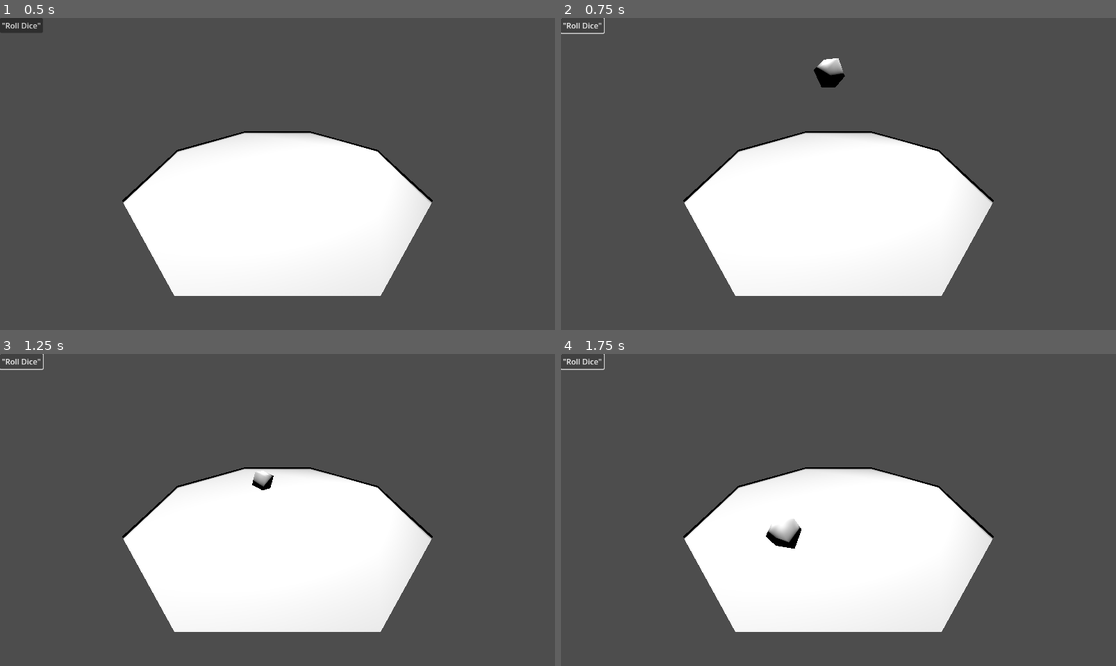
Above: before the commit, frames 1-4 (two rows, left to right).
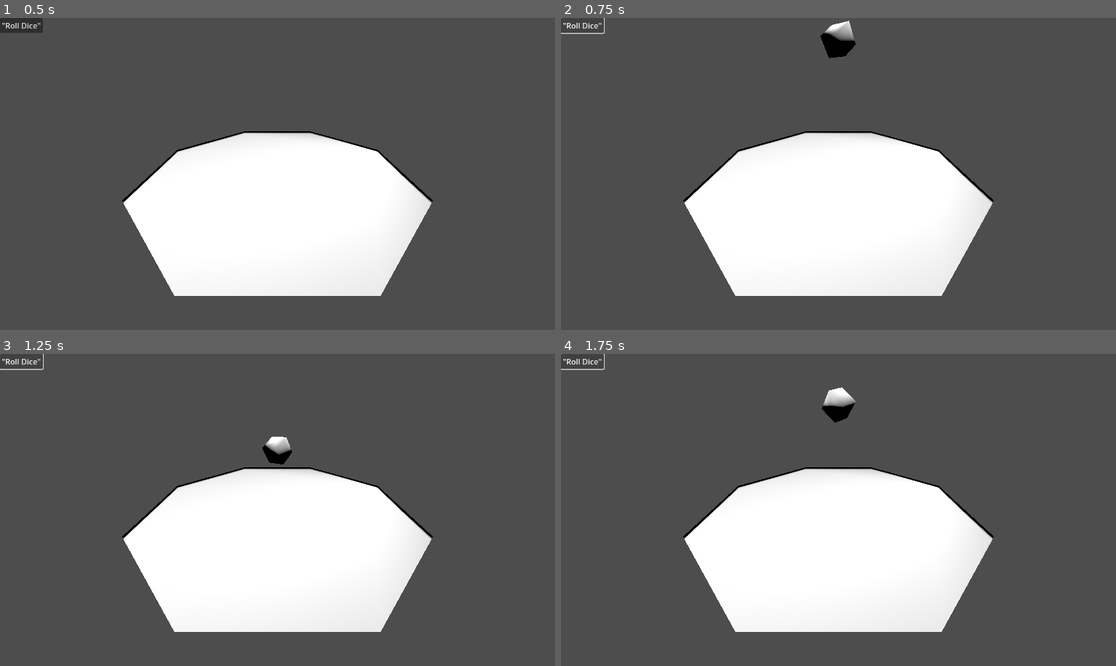
Above: after the commit, the same moments.

Repository: SchnitzerMan/3D-Dice
Game: Godot game, scene res://Dice_Rolling_Scene.tscn
Two runs of this game, one before a commit and one after it. Both use one fixed random seed, a clock stepped at 60 frames per second and the inputs below.
Inputs:
- Up to frame 1 (0.5 s): no input
- Up to frame 2 (0.75 s): click "'Roll Dice'" at 0.5 s
- Up to frame 3 (1.25 s): no input
- Up to frame 4 (1.75 s): click "'Roll Dice'" at 1.25 s

Frame 1 is identical in both runs. In frame 2, 0.8% of the frame differs, in the area x 45-54%, y 0-23%; in frame 3, 0.5%; in frame 4, 0.8%.

Commit message:
D6 Wonky 2.0

Diff:
--- /dev/null
+++ b/dnd-dice/ColabTest.gd
@@ -0,0 +1 @@
+extends Node
--- a/dnd-dice/dice_rolling_scene.gd
+++ b/dnd-dice/dice_rolling_scene.gd
@@ -30,19 +30,3 @@
 		y_rotation,
 		z_rotation
 	)
-
-	# One-time burst of random velocity (angled downward)
-	var angle = randf_range(0.0, TAU)
-	var direction = Vector3(cos(angle), 0, sin(angle)).normalized()
-	var speed = randf_range(3.0, 7.0)
-	var downward = -randf_range(4.0, 8.0)
-
-	current_dice.linear_velocity = direction * speed + Vector3(0, downward, 0)
-
-	# One-time burst of random spin
-	var torque = Vector3(
-		randf_range(-20.0, 20.0),
-		randf_range(-20.0, 20.0),
-		randf_range(-20.0, 20.0)
-	)
-	current_dice.apply_torque_impulse(torque)
Not shown, added: dnd-dice/ColabTest.gd.uid
